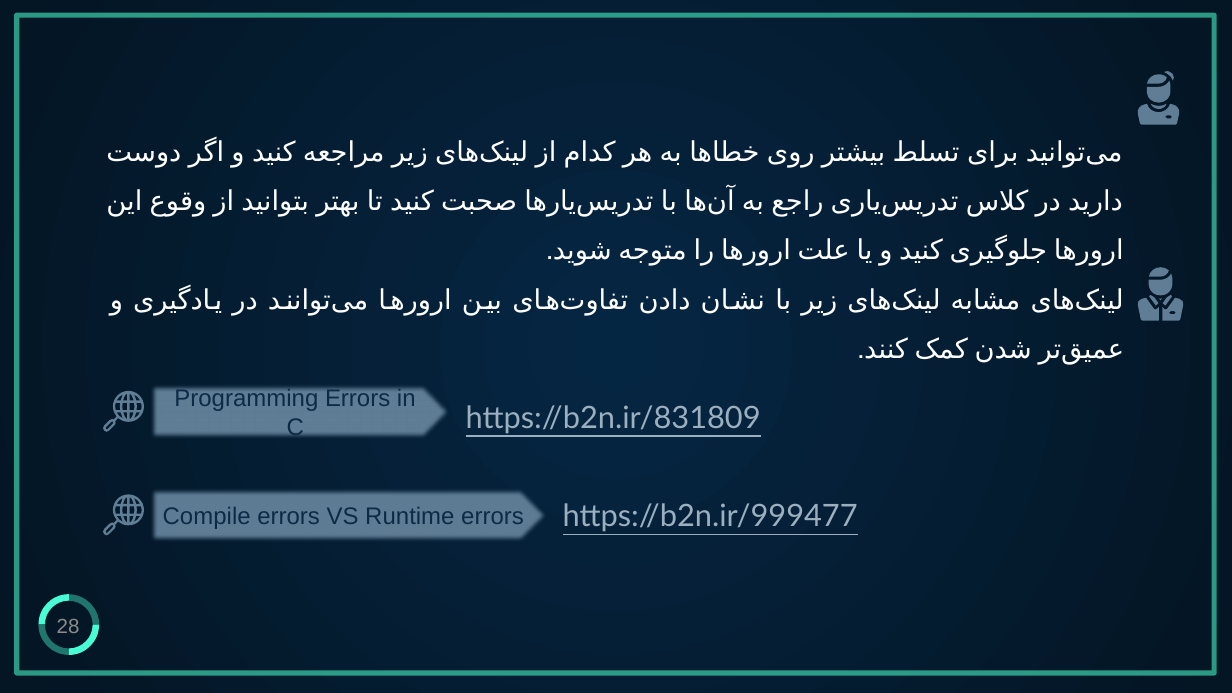
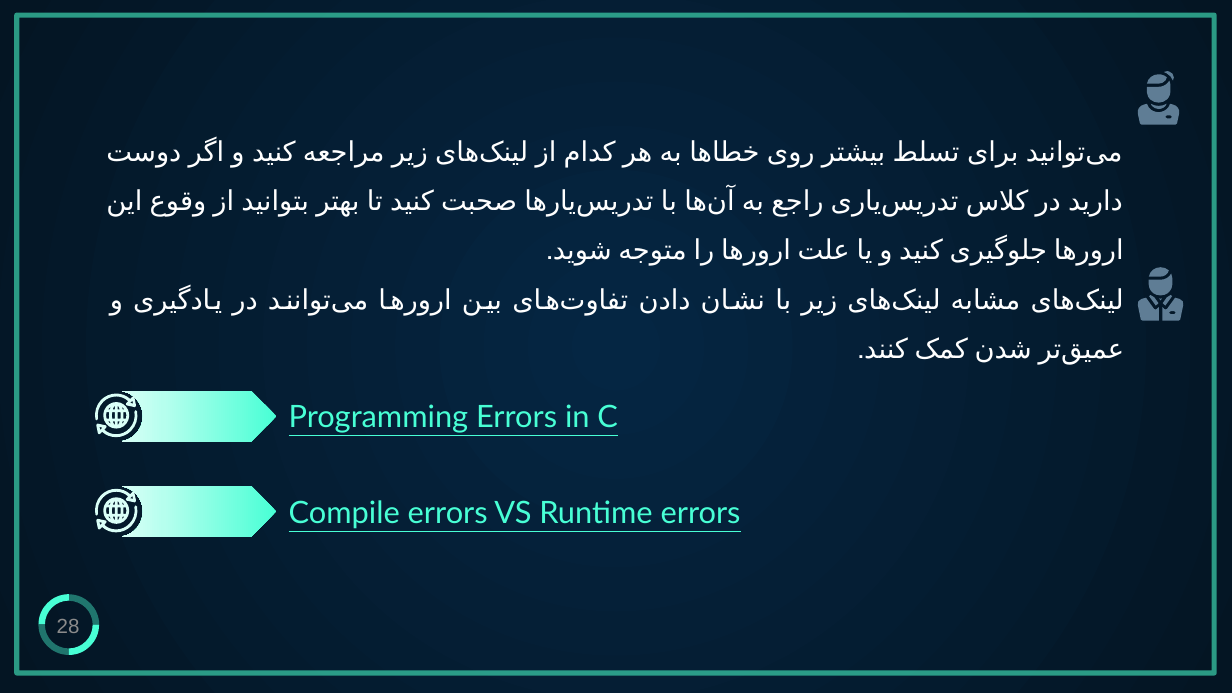
Before and after one commit to aut-ce/CE102-C-Lab, a slide deck: slide 28 of Lab/5-math/C-Lab_Math.pptx. Drawn at 1232x693 pixels with LibreOffice and Linux fonts; fonts in the diff are those of the drawing. Boxes give left, top, right and bottom in pixels: in the first picture for what was removed or moved away, otherwise in the second. Text is boxed around its words. In the diff, an @@ line names an element or a change of style, - is before the commit and + after.

```diff
--- a/Lab/5-math/C-Lab_Math.pptx
+++ b/Lab/5-math/C-Lab_Math.pptx
@@ freeform shape at [94, 394, 136, 421]: fill #5F7D95 to #DAFFF7 @@
@@ freeform shape: place and size @@
-freeform shape at [102, 391, 144, 431]
+freeform shape at [94, 394, 136, 421]
@@ freeform shape added at [96, 410, 138, 437], fill #DAFFF7 @@
@@ freeform shape added at [103, 402, 129, 429], fill #DAFFF7 @@
@@ freeform shape added at [122, 391, 277, 442], fill gradient #48FFD5 to #B6FFEE to #DAFFF7 @@
@@ text "Programming Errors in C": place and size @@
-text "Programming Errors in C" at [150, 386, 453, 439]
+text "Programming Errors in C" at [289, 404, 618, 433]
@@ text "Programming Errors in C" at [289, 404, 618, 433]: size 14 to 18 pt, font Arial to Lato, text colour #0E2A47 to #48FFD5, underline on; alignment centre to left; vertical alignment middle to top; fill #5F7D95 to none @@
@@ text removed at [466, 405, 761, 434] @@
-https://b2n.ir/831809
@@ freeform shape added at [94, 489, 136, 516], fill #DAFFF7 @@
@@ freeform shape: place and size @@
-freeform shape at [102, 494, 144, 535]
+freeform shape at [96, 505, 138, 532]
@@ freeform shape at [96, 505, 138, 532]: fill #5F7D95 to #DAFFF7 @@
@@ freeform shape added at [103, 498, 129, 525], fill #DAFFF7 @@
@@ freeform shape added at [122, 485, 277, 537], fill gradient #48FFD5 to #B6FFEE to #DAFFF7 @@
@@ text "Compile errors VS Runtime errors": place and size @@
-text "Compile errors VS Runtime errors" at [150, 489, 551, 542]
+text "Compile errors VS Runtime errors" at [289, 500, 741, 529]
@@ text "Compile errors VS Runtime errors" at [289, 500, 741, 529]: size 14 to 18 pt, font Arial to Lato, text colour #0E2A47 to #48FFD5, underline on; vertical alignment middle to top; fill #5F7D95 to none @@
@@ text removed at [563, 503, 858, 532] @@
-https://b2n.ir/999477
```
Also in this commit, not shown: 11 other slides changed, 2 other files.
